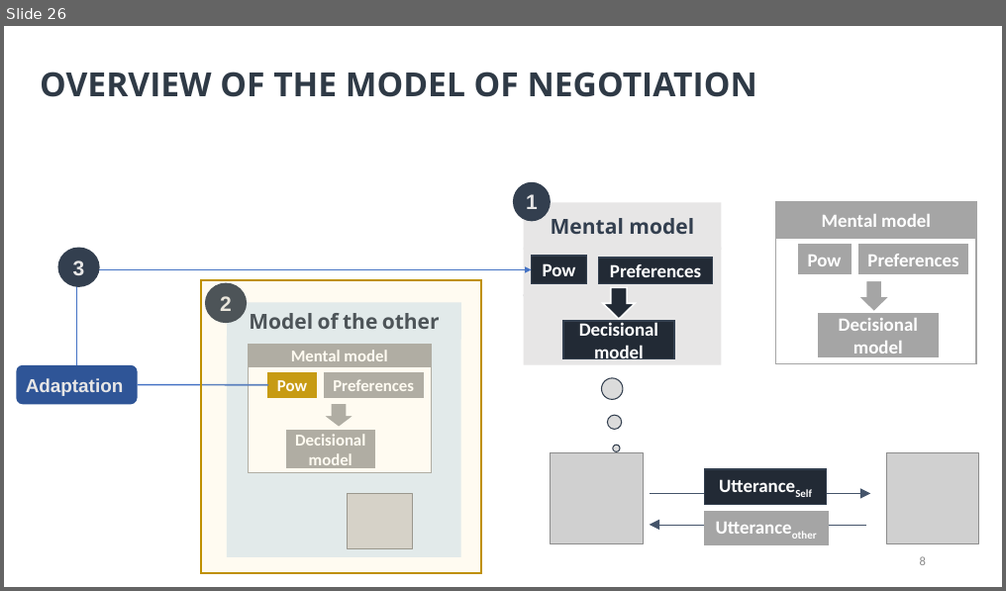
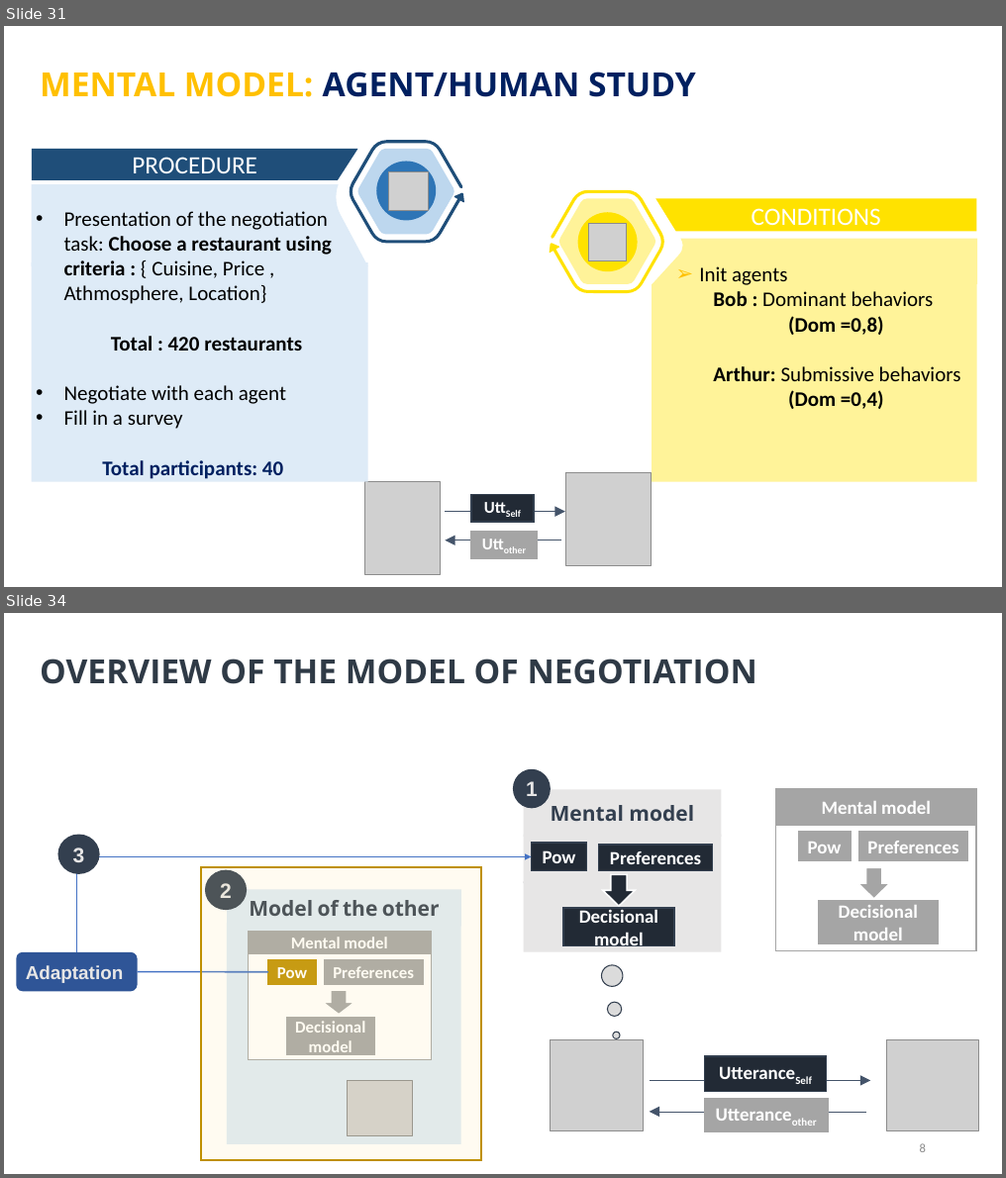
Before and after one commit to Olydia/Discolog, a slide deck: thesis_v2/presentation/thses.pptx. Shown one above the other, each under a label of ours: slide 26 before the commit, slides 31 and 34 after it; the slides between them are not shown. The pictures are 1006x591 and 1006x1178 pixels, drawn with LibreOffice and Linux fonts; fonts in the diff are those of the drawing; grey boxes stand for pictures. Boxes give left, top, right and bottom in pixels: in the first picture for what was removed or moved away, otherwise in the second. Text is boxed around its words. In the diff, an @@ line names an element or a change of style, - is before the commit and + after.

```diff
--- a/thesis_v2/presentation/thses.pptx
+++ b/thesis_v2/presentation/thses.pptx
@@ slide 31 added at [4, 26, 1002, 587], background #FFFFFF @@
@@ text added at [40, 72, 696, 97], 32 pt, text #002060, bold @@
+MENTAL MODEL: AGENT/HUMAN STUDY
@@ freeform shape added at [350, 140, 464, 243], fill #1F4E79 @@
@@ freeform shape added at [32, 149, 358, 180], fill #1F4E79, 24 pt, text #FFFFFF @@
+PROCEDURE
@@ freeform shape added at [358, 149, 454, 234], fill #BDD7EE @@
@@ ellipse added at [377, 161, 436, 220], fill #2E75B6 @@
@@ picture added at [389, 172, 429, 210] @@
@@ freeform shape added at [32, 184, 368, 267], fill #DEEBF7 @@
@@ freeform shape added at [549, 190, 664, 293], fill #FFE200 @@
@@ freeform shape added at [559, 199, 656, 284], fill #FFF399 @@
@@ freeform shape added at [656, 199, 977, 232], fill #FFE200, 24 pt, text #FFFFFF @@
+CONDITIONS
@@ text added at [64, 211, 332, 479], 20 pt, text #000000 @@
+• Presentation of the negotiation task: Choose a restaurant using criteria : { Cuisine, Price , Athmosphere, Location}
+Total : 420 restaurants
+• Negotiate with each agent
+• Fill in a survey
+Total participants: 40
@@ ellipse added at [578, 212, 638, 272], fill #FFE200 @@
@@ picture added at [589, 224, 627, 261] @@
@@ freeform shape added at [32, 263, 368, 482], fill #DEEBF7 @@
@@ freeform shape added at [651, 239, 977, 482], fill #FFF399 @@
@@ text added at [699, 267, 961, 409], 20 pt, text #000000 @@
+➢ Init agents
+  Bob : Dominant behaviors
+  (Dom =0,8)
+  Arthur: Submissive behaviors
+  (Dom =0,4)
@@ group added at [365, 472, 651, 574]: 2 pictures, 2 arrows, 2 rectangles @@
+UttSelf
+Uttother
@@ what was slide 26 is now slide 34 @@
```
Also in this commit, not shown: 17 slides changed, 8 other slides added, 1 slide removed.
